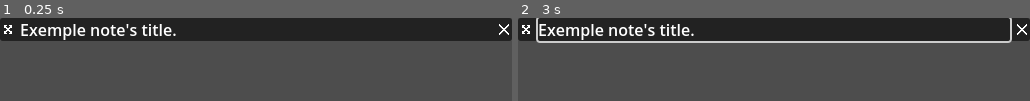
Above: before the commit, frames 1-2 (left to right).
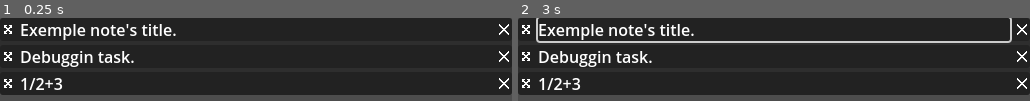
Above: after the commit, the same moments.

Repository: xorblo-doitus/Bloc-notes-plus-plus
Game: Godot game, scene res://src/app/main.tscn
Same seed, same stepped clock (60 frames per second), same inputs: the game is played once before the commit and once after it. The engine's default icon, where the game draws it, is replaced by a stand-in: a white triangle on a blue panel in a dark square.
Inputs (mouse positions are in pixels of both pictures, inside the frame that each line leads up to):
- Up to frame 1 (0.25 s): no input
- Up to frame 2 (3 s): click (528, 29) at 0.52 s; click (528, 29) at 1.27 s; click (528, 29) at 2.02 s; tap Enter at 2.75 s; drag from (774, 29) to (outside the picture) at 2.77 s

The runs differ from the first frame. In frame 1, 65% of the frame differs, in the area x 0-100%, y 26-93%; in frame 2, 62%.

Commit message:
Show more default tasks on debug builds

Diff:
--- a/src/app/workspace_save.gd
+++ b/src/app/workspace_save.gd
@@ -12,6 +12,10 @@
 ## The default value of [member note_list]
 static var DEFAULT_NOTES: NoteList = NoteList.new([
 	Note.new(TranslationServer.translate("EXEMPLE_NOTE_TITLE"), TranslationServer.translate("EXEMPLE_NOTE_DESCRIPTION")),
+]) if not OS.is_debug_build() else NoteList.new([
+	Note.new(TranslationServer.translate("EXEMPLE_NOTE_TITLE"), TranslationServer.translate("EXEMPLE_NOTE_DESCRIPTION")),
+	Task.new("Debuggin task."),
+	Calculus.new("1/2+3"),
 ])
 
 
